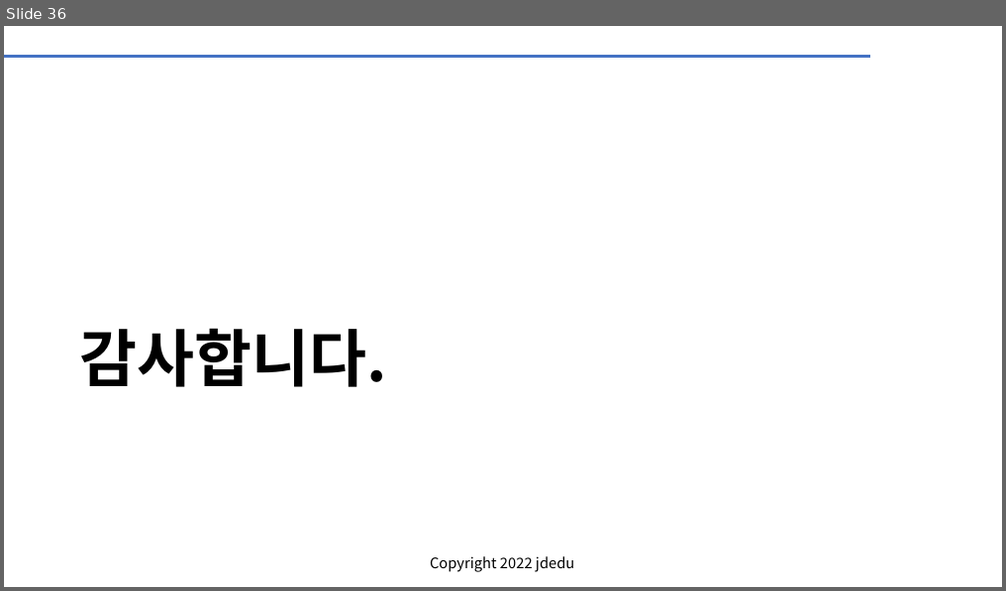
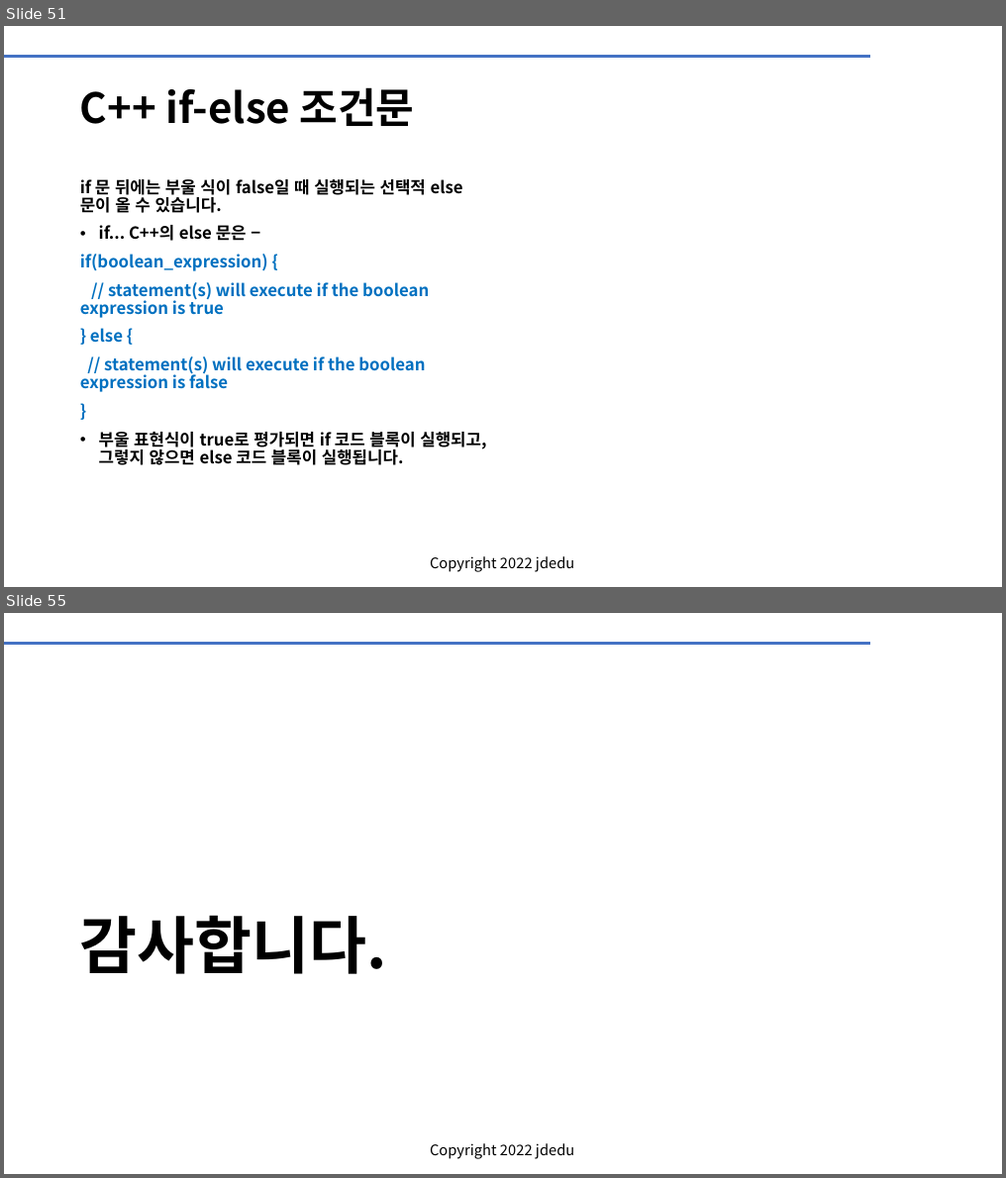
Before and after one commit to JD-edu/KG-KAIROS_robot, a slide deck: doc/KG-KAIROS 리눅스_bash_CC++.pptx. Shown one above the other, each under a label of ours: slide 36 before the commit, slides 51 and 55 after it; the slides between them are not shown. The pictures are 1006x591 and 1006x1178 pixels, drawn with LibreOffice and Linux fonts; fonts in the diff are those of the drawing; background and template pictures are left out. Boxes give left, top, right and bottom in pixels: in the first picture for what was removed or moved away, otherwise in the second. Text is boxed around its words. In the diff, an @@ line names an element or a change of style, - is before the commit and + after.

```diff
--- a/doc/KG-KAIROS 리눅스_bash_CC++.pptx
+++ b/doc/KG-KAIROS 리눅스_bash_CC++.pptx
@@ slide 51 added at (4,26,1002,587), background #FFFFFF; not listed: 2 template elements that a slide beside it also shows @@
@@ title added at (80,87,415,126), 40 pt, text #000000, bold @@
+C++ if-else 조건문
@@ text added at (80,176,486,466), 16 pt, text #0070C0, bold @@
+• if 문 뒤에는 부울 식이 false일 때 실행되는 선택적 else 문이 올 수 있습니다.
+  if... C++의 else 문은 −
+if(boolean_expression) {
+// statement(s) will execute if the boolean expression is true
+} else {
+// statement(s) will execute if the boolean expression is false
+}
+• 부울 표현식이 true로 평가되면 if 코드 블록이 실행되고, 그렇지 않으면 else 코드 블록이 실행됩니다.
@@ what was slide 36 is now slide 55 @@
```
Also in this commit, not shown: 18 other slides added.
